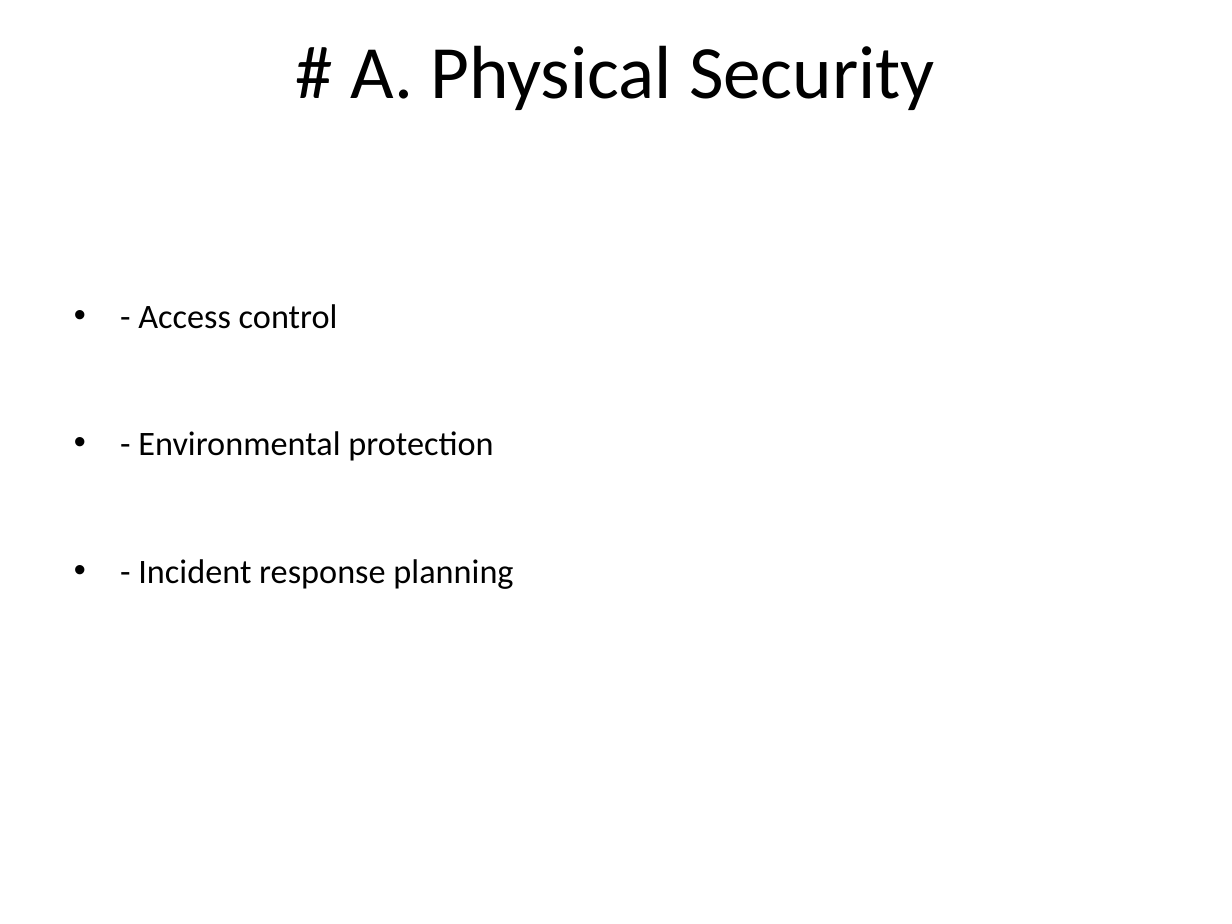
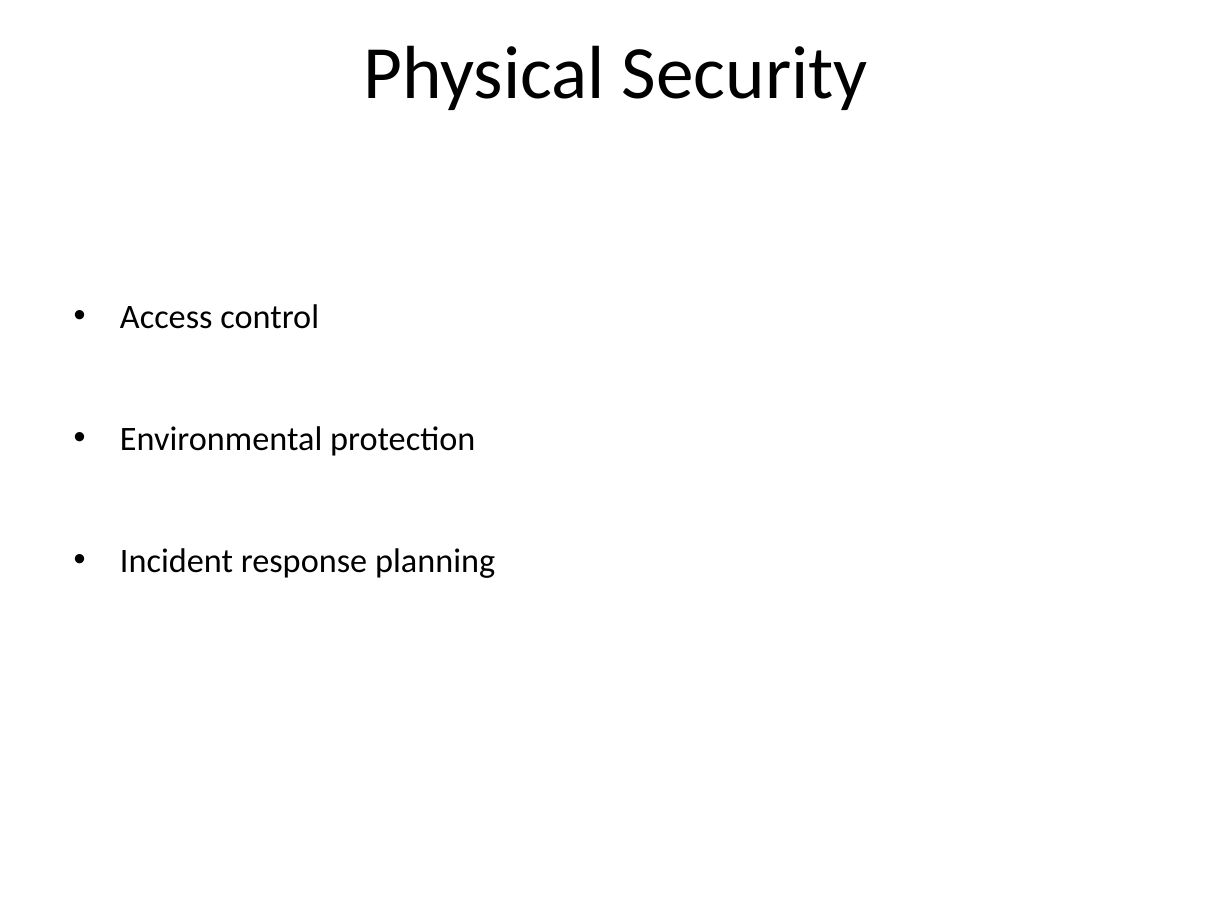
Before and after one commit to tal-training/secure-development, a slide deck: slide 15 of Day1/Introduction to Information Security/0-Introduction-to-Information-Security.md.pptx. Drawn at 1232x924 pixels with LibreOffice and Linux fonts; fonts in the diff are those of the drawing. Boxes give left, top, right and bottom in pixels: in the first picture for what was removed or moved away, otherwise in the second. Text is boxed around its words. In the diff, an @@ line names an element or a change of style, - is before the commit and + after.

```diff
--- a/Day1/Introduction to Information Security/0-Introduction-to-Information-Security.md.pptx
+++ b/Day1/Introduction to Information Security/0-Introduction-to-Information-Security.md.pptx
@@ title at (363, 45, 868, 110): text changed @@
-# A. Physical Security
+Physical Security
@@ text at (120, 304, 495, 578): text changed @@
-• - Access control
-• - Environmental protection
-• - Incident response planning
+• Access control
+• Environmental protection
+• Incident response planning
```
Also in this commit, not shown: 28 other slides changed, 6 other files.
